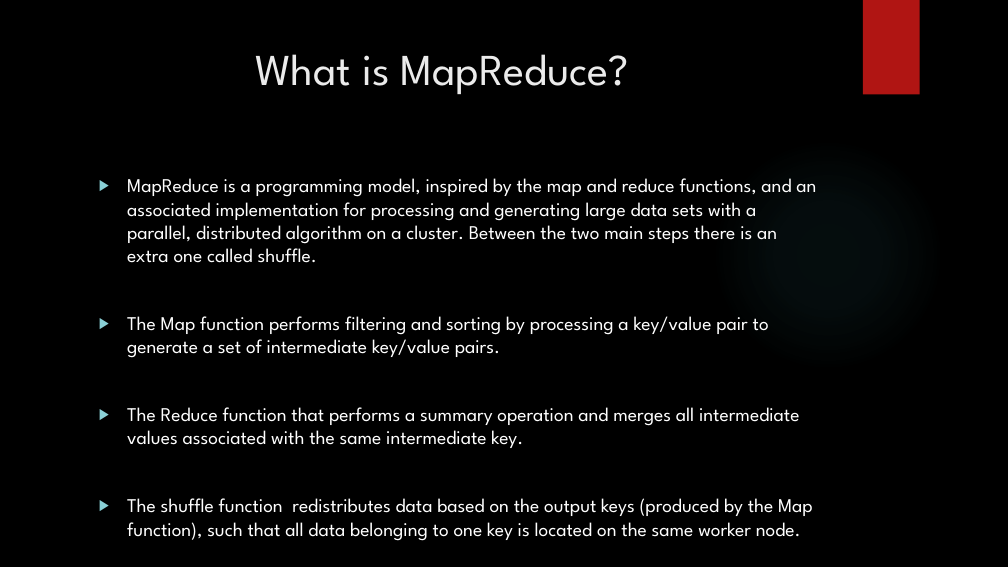
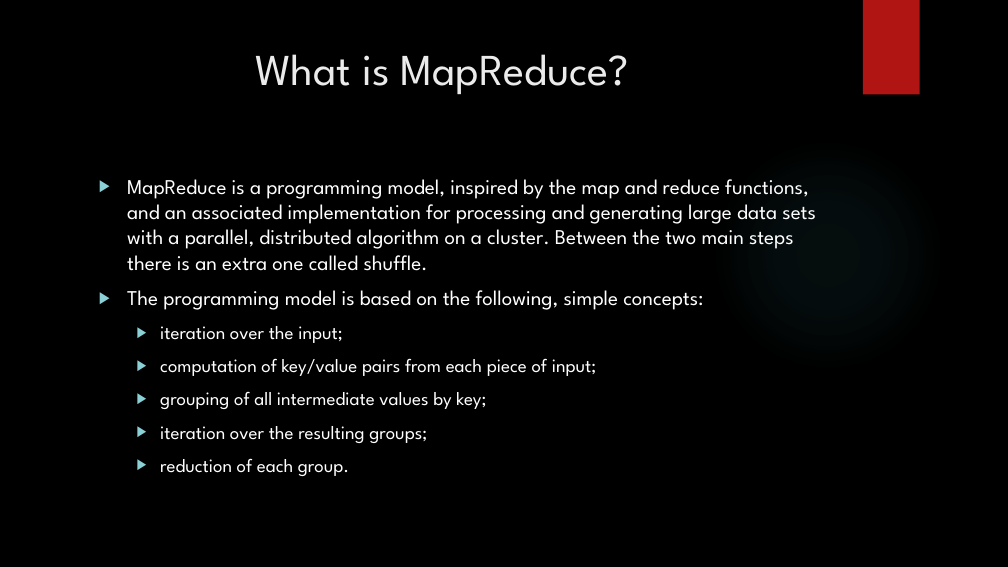
Before and after one commit to Mouzician/ESOF, a slide deck: slide 3 of PPTESOF.pptx. Drawn at 1008x567 pixels with LibreOffice and Linux fonts; fonts in the diff are those of the drawing; background and template pictures are left out. Boxes give left, top, right and bottom in pixels: in the first picture for what was removed or moved away, otherwise in the second. Text is boxed around its words. In the diff, an @@ line names an element or a change of style, - is before the commit and + after.

```diff
--- a/PPTESOF.pptx
+++ b/PPTESOF.pptx
@@ text at (127,179,816,271): size 18.5 to 20 pt in "MapReduce is a programming model, inspired by ..." @@
@@ text at (127,290,703,476): text changed; size 18.5 to 18 pt @@
-▶ The Map function performs filtering and sorting by processing a key/value pair to generate a set of intermediate key/value pairs.
-▶ The Reduce function that performs a summary operation and merges all intermediate values associated with the same intermediate key.
-▶ The shuffle function redistributes data based on the output keys (produced by the Map function), such that all data belonging to one key is located on the same worker node.
+▶ The programming model is based on the following, simple concepts:
+  ▶ iteration over the input;
+  ▶ computation of key/value pairs from each piece of input;
+  ▶ grouping of all intermediate values by key;
+  ▶ iteration over the resulting groups;
+  ▶ reduction of each group.
```
Also in this commit, not shown: 1 other slide changed, 1 slide added, 1 slide removed, 1 other file.
